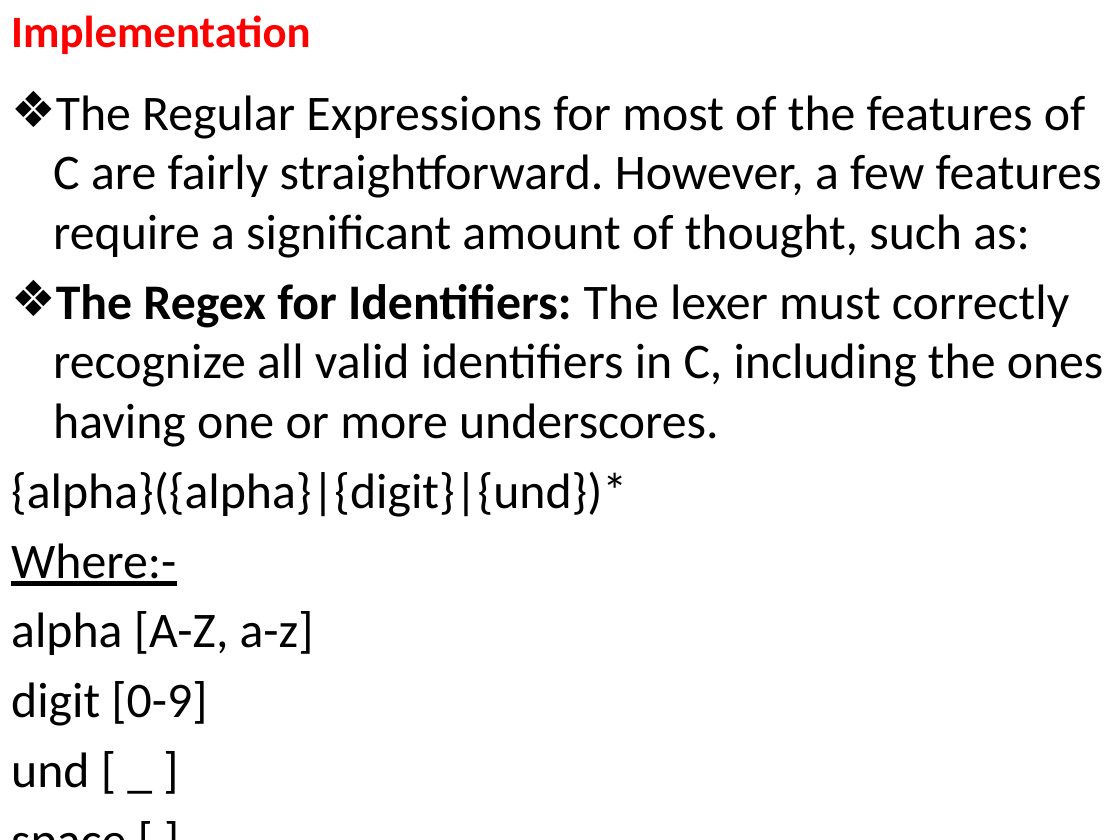
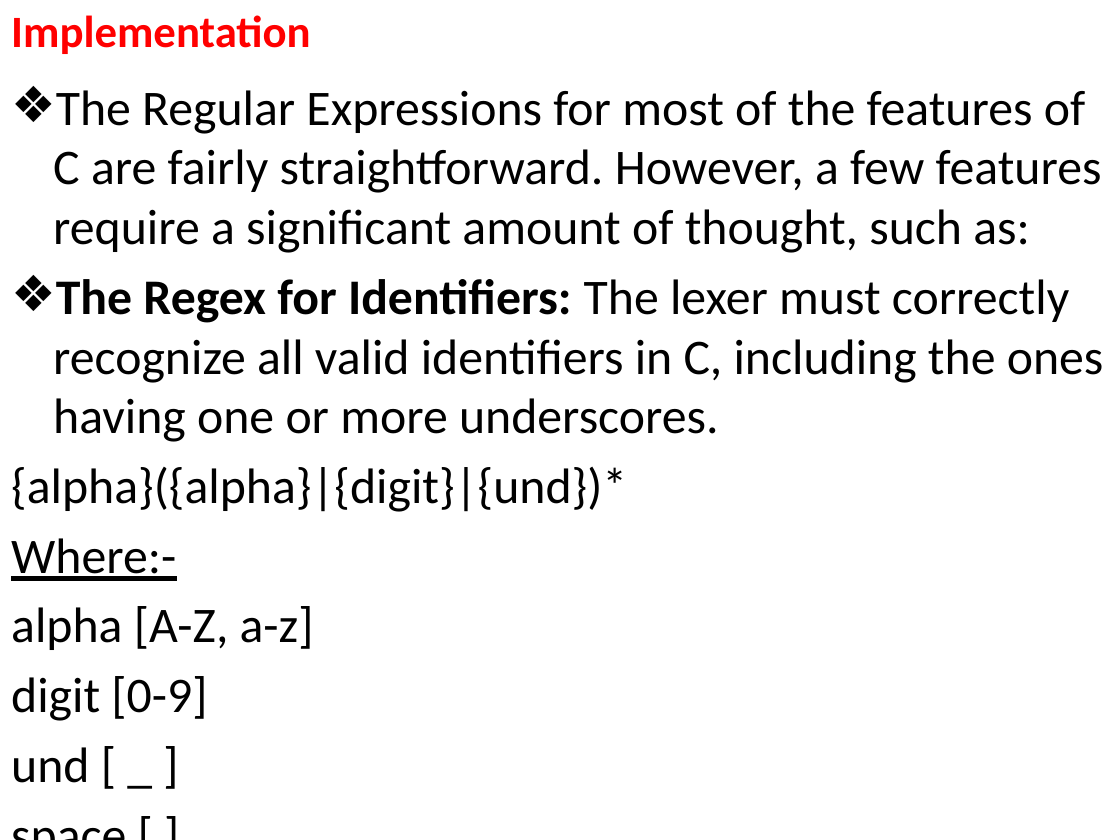
Before and after one commit to TusharPani14/c_compiler_design, a slide deck: slide 10 of CD PPT.pptx (slide 14 before the commit). Drawn at 1120x840 pixels with LibreOffice and Linux fonts; fonts in the diff are those of the drawing. Boxes give left, top, right and bottom in pixels: in the first picture for what was removed or moved away, otherwise in the second. Text is boxed around its words. In the diff, an @@ line names an element or a change of style, - is before the commit and + after.

```diff
--- a/CD PPT.pptx
+++ b/CD PPT.pptx
@@ text "The Regular Expressions for most ...": place and size @@
-text "The Regular Expressions for most ..." at (11,95,1104,788)
+text "The Regular Expressions for most ..." at (11,90,1104,783)
```
Also in this commit, not shown: 3 other slides changed, 3 slides added, 16 slides removed, 2 other files.
